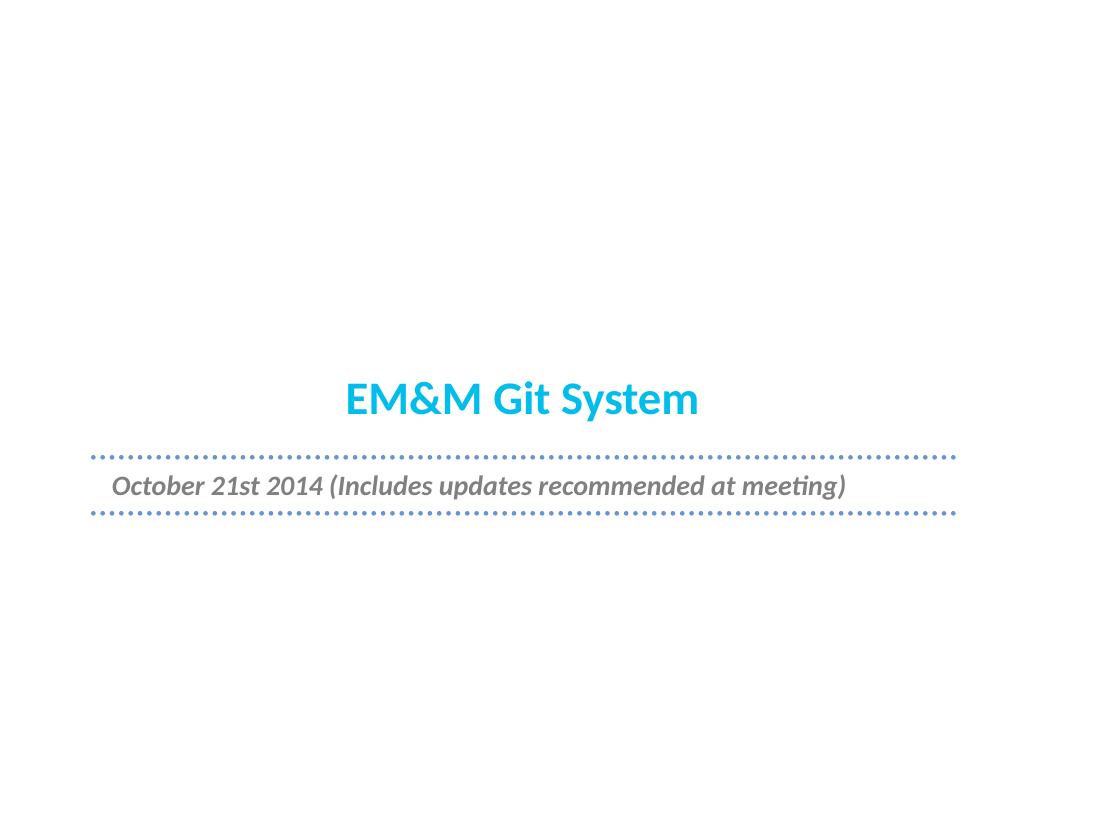
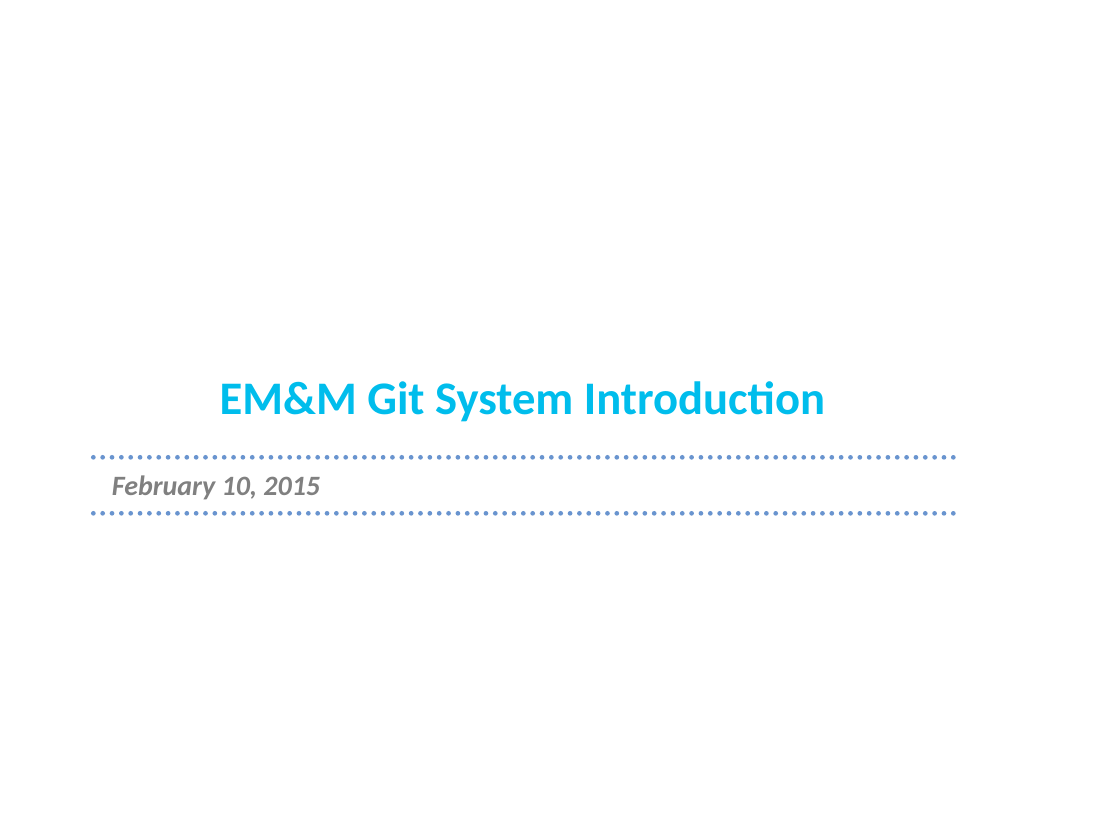
Before and after one commit to cmguy/General-GitSystem, a slide deck: slide 1 of doc/EMM_GitSystem.pptx. Drawn at 1120x840 pixels with LibreOffice and Linux fonts; fonts in the diff are those of the drawing; background and template pictures are left out. Boxes give left, top, right and bottom in pixels: in the first picture for what was removed or moved away, otherwise in the second. Text is boxed around its words. In the diff, an @@ line names an element or a change of style, - is before the commit and + after.

```diff
--- a/doc/EMM_GitSystem.pptx
+++ b/doc/EMM_GitSystem.pptx
@@ title at (220,381,825,422): text changed @@
-EM&M Git System
+EM&M Git System Introduction
@@ text at (112,475,320,500): text changed @@
-October 21st 2014 (Includes updates recommended at meeting)
+February 10, 2015
```
Also in this commit, not shown: 4 other slides changed, 3 slides added, 4 slides removed, 23 other files.
